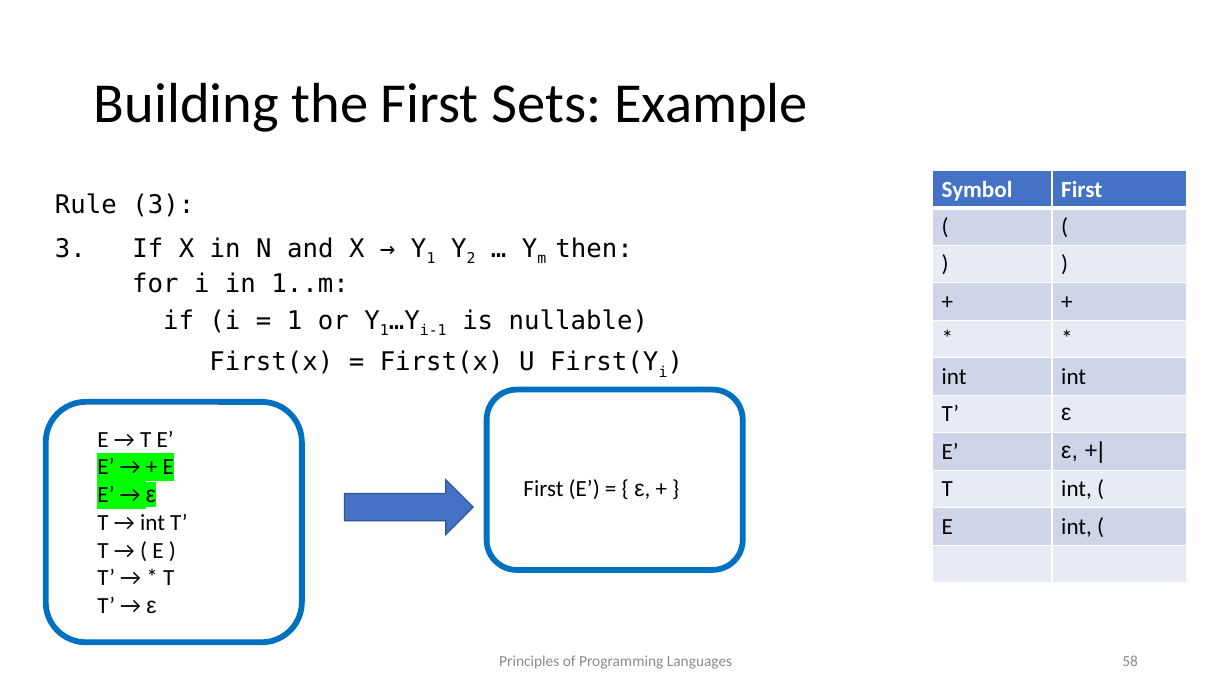
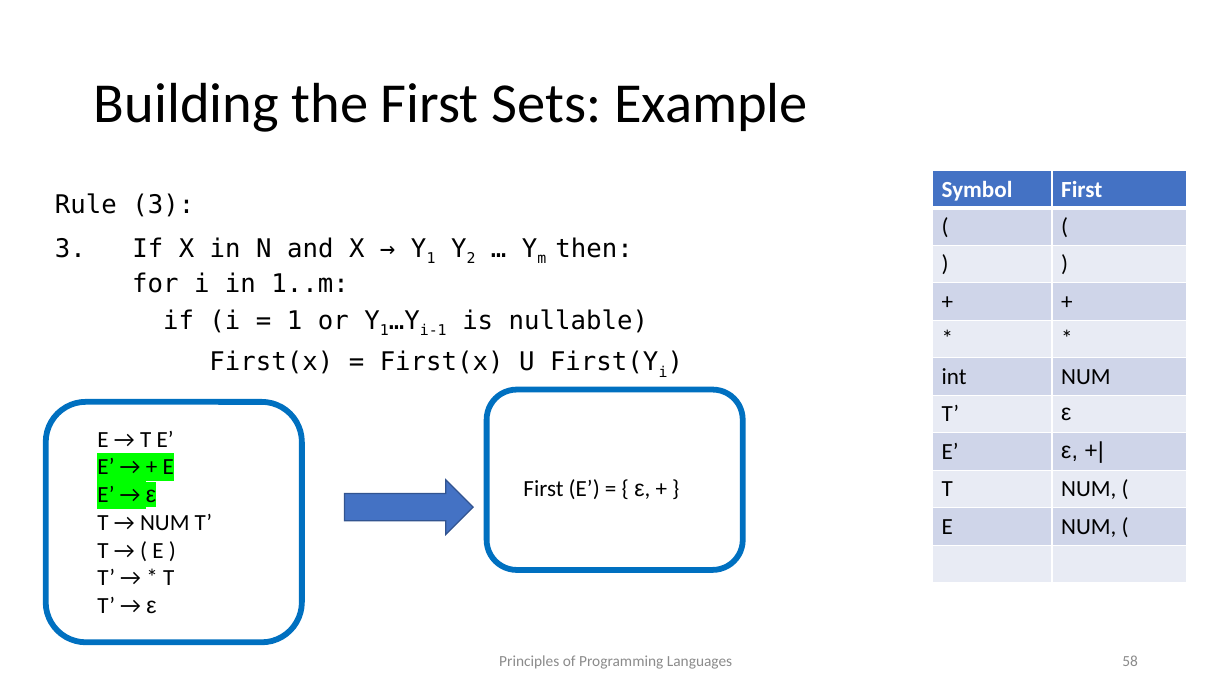
Before and after one commit to kongm/pl-design, a slide deck: slide 58 of C3-SyntacticAnalysis.pptx. Drawn at 1232x693 pixels with LibreOffice and Linux fonts; fonts in the diff are those of the drawing. Boxes give left, top, right and bottom in pixels: in the first picture for what was removed or moved away, otherwise in the second. Text is boxed around its words. In the diff, an @@ line names an element or a change of style, - is before the commit and + after.

```diff
--- a/C3-SyntacticAnalysis.pptx
+++ b/C3-SyntacticAnalysis.pptx
@@ table at (933,171,1186,583) @@
-row 6, column 2: int
+row 6, column 2: NUM
-row 9, column 2: int, (
+row 9, column 2: NUM, (
-row 10, column 2: int, (
+row 10, column 2: NUM, (
@@ text at (97,514,213,530): text changed @@
-T → int T’
+T → NUM T’
```
Also in this commit, not shown: 7 other slides changed, 1 other file.
